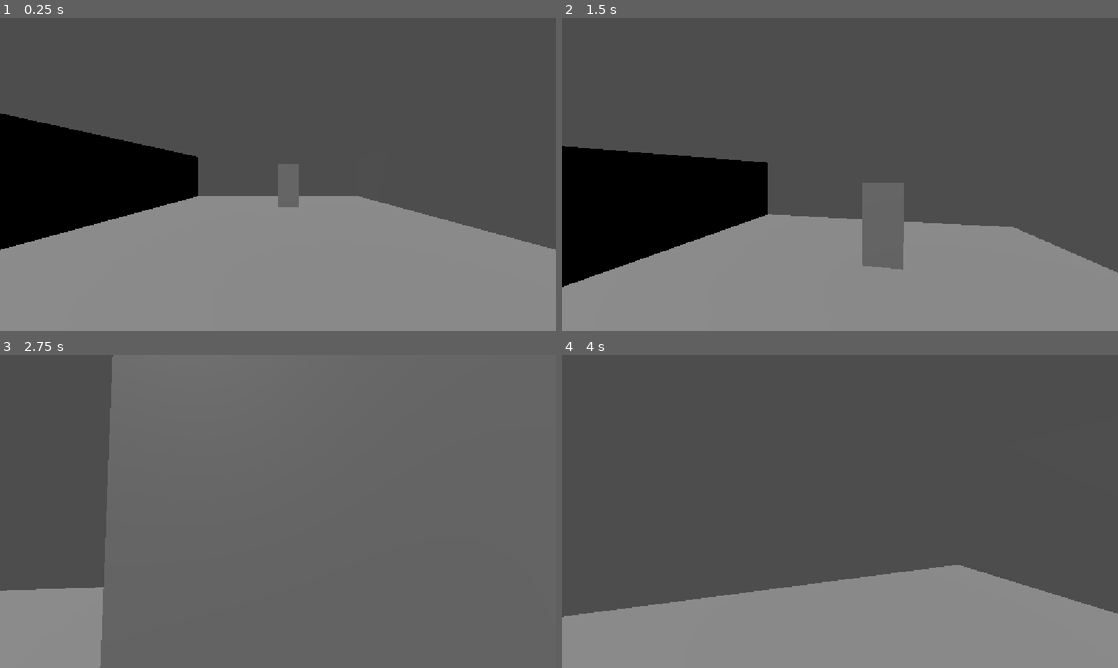
Above: before the commit, frames 1-4 (two rows, left to right).
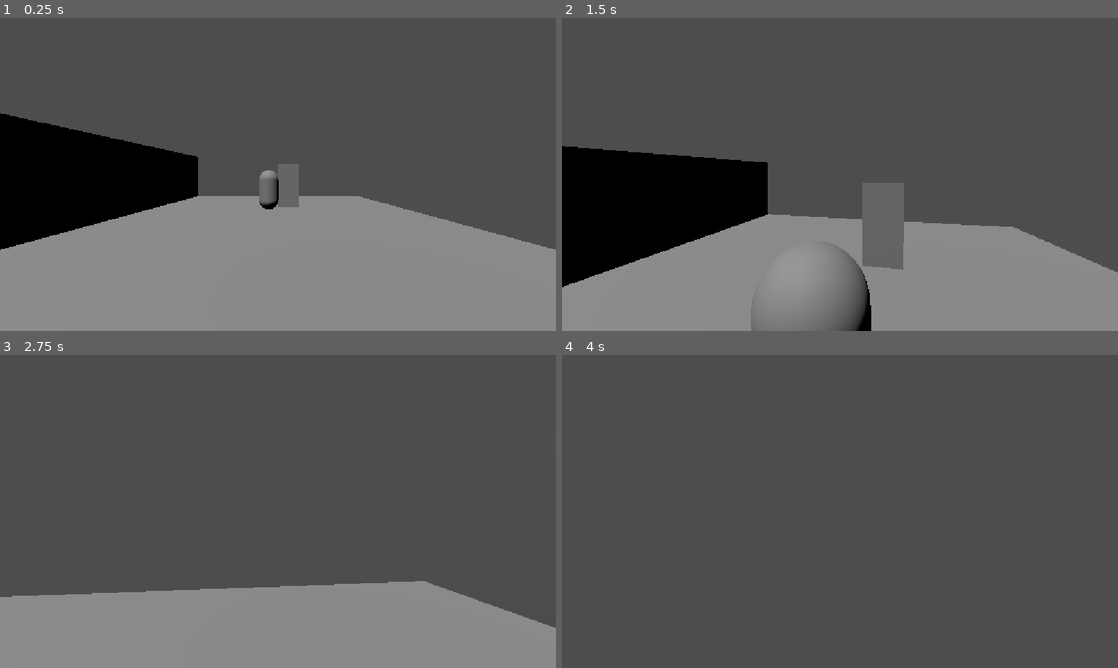
Above: after the commit, the same moments.

Repository: fraidotube/project-blob
Game: Godot game, scene res://scenes/levels/prototype_corridor.tscn
Same seed, same stepped clock (60 frames per second), same inputs: the game is played once before the commit and once after it. The project has no main scene, so this scene is started directly.
Inputs (mouse positions are in pixels of both pictures, inside the frame that each line leads up to):
- Up to frame 1 (0.25 s): no input
- Up to frame 2 (1.5 s): move the mouse to (867, 174) at 0.52 s; hold W (move_forward) from 0.53 s (still down); tap E (interact) at 0.6 s; tap Space (jump) at 0.77 s; move the mouse to (812, 174) at 1.27 s; tap Shift (sprint) at 1.35 s
- Up to frame 3 (2.75 s): keep holding W (move_forward); tap Space (jump) at 1.52 s; move the mouse to (289, 505) at 2.02 s; tap E (interact) at 2.1 s
- Up to frame 4 (4 s): keep holding W (move_forward); move the mouse to (834, 517) at 2.77 s; tap Shift (sprint) at 2.85 s; tap Space (jump) at 3.02, 3.77 s; move the mouse to (878, 514) at 3.52 s; tap E (interact) at 3.6 s

The runs differ from the first frame. In frame 1, 0.3% of the frame differs, in the area x 46-51%, y 48-62%; in frame 2, 1.4%; in frame 3, 46%, in the area x 0-100%, y 0-100%; in frame 4, 25%.

Commit message:
Prototype 0.1C - Basic enemy chase AI

Diff:
--- /dev/null
+++ b/scenes/enemies/enemy.tscn
@@ -0,0 +1,20 @@
+[gd_scene format=3 uid="uid://bn01sqry1ithq"]
+
+[ext_resource type="Script" uid="uid://b2cu3r452vm8b" path="res://scripts/enemies/enemy.gd" id="1_6xk8f"]
+
+[sub_resource type="CapsuleMesh" id="CapsuleMesh_hbjui"]
+radius = 0.45
+height = 1.8
+
+[sub_resource type="CapsuleShape3D" id="CapsuleShape3D_hyfr5"]
+radius = 0.45
+height = 1.8
+
+[node name="Enemy" type="CharacterBody3D" unique_id=1152342991]
+script = ExtResource("1_6xk8f")
+
+[node name="MeshInstance3D" type="MeshInstance3D" parent="." unique_id=1156975649]
+mesh = SubResource("CapsuleMesh_hbjui")
+
+[node name="CollisionShape3D" type="CollisionShape3D" parent="." unique_id=1559839783]
+shape = SubResource("CapsuleShape3D_hyfr5")
--- a/scenes/levels/prototype_corridor.tscn
+++ b/scenes/levels/prototype_corridor.tscn
@@ -2,6 +2,7 @@
 
 [ext_resource type="PackedScene" uid="uid://cbatlw163lxtd" path="res://scenes/player/player.tscn" id="1_arovg"]
 [ext_resource type="PackedScene" uid="uid://dqlen21maalf2" path="res://scenes/interactables/door.tscn" id="2_3xrac"]
+[ext_resource type="PackedScene" uid="uid://bn01sqry1ithq" path="res://scenes/enemies/enemy.tscn" id="3_t2j0p"]
 
 [sub_resource type="BoxMesh" id="BoxMesh_hbjui"]
 size = Vector3(12, 0.2, 20)
@@ -51,3 +52,6 @@
 
 [node name="Door" parent="." unique_id=1917063193 instance=ExtResource("2_3xrac")]
 transform = Transform3D(1, 0, 0, 0, 1, 0, 0, 0, 1, 0, 0, -5)
+
+[node name="Enemy" parent="." unique_id=1152342991 instance=ExtResource("3_t2j0p")]
+transform = Transform3D(1, 0, 0, 0, 1, 0, 0, 0, 1, 0, 1, -5)
--- a/scenes/player/player.tscn
+++ b/scenes/player/player.tscn
@@ -6,7 +6,7 @@
 radius = 0.4
 height = 1.8
 
-[node name="Player" type="CharacterBody3D" unique_id=432704500]
+[node name="Player" type="CharacterBody3D" unique_id=432704500 groups=["player"]]
 script = ExtResource("1_8afob")
 
 [node name="CollisionShape3D" type="CollisionShape3D" parent="." unique_id=1140553579]
--- /dev/null
+++ b/scripts/enemies/enemy.gd
@@ -0,0 +1,44 @@
+extends CharacterBody3D
+
+@export var move_speed := 2.5
+@export var detection_distance := 12.0
+@export var stop_distance := 1.2
+
+var player: CharacterBody3D
+
+
+func _ready() -> void:
+	player = get_tree().get_first_node_in_group("player") as CharacterBody3D
+
+
+func _physics_process(delta: float) -> void:
+	if not is_on_floor():
+		velocity += get_gravity() * delta
+
+	if player == null:
+		move_and_slide()
+		return
+
+	var distance_to_player := global_position.distance_to(player.global_position)
+
+	if distance_to_player <= detection_distance and distance_to_player > stop_distance:
+		var direction := player.global_position - global_position
+		direction.y = 0.0
+		direction = direction.normalized()
+
+		velocity.x = direction.x * move_speed
+		velocity.z = direction.z * move_speed
+
+		look_at(
+			Vector3(
+				player.global_position.x,
+				global_position.y,
+				player.global_position.z
+			),
+			Vector3.UP
+		)
+	else:
+		velocity.x = 0.0
+		velocity.z = 0.0
+
+	move_and_slide()
Not shown, added: scripts/enemies/enemy.gd.uid
